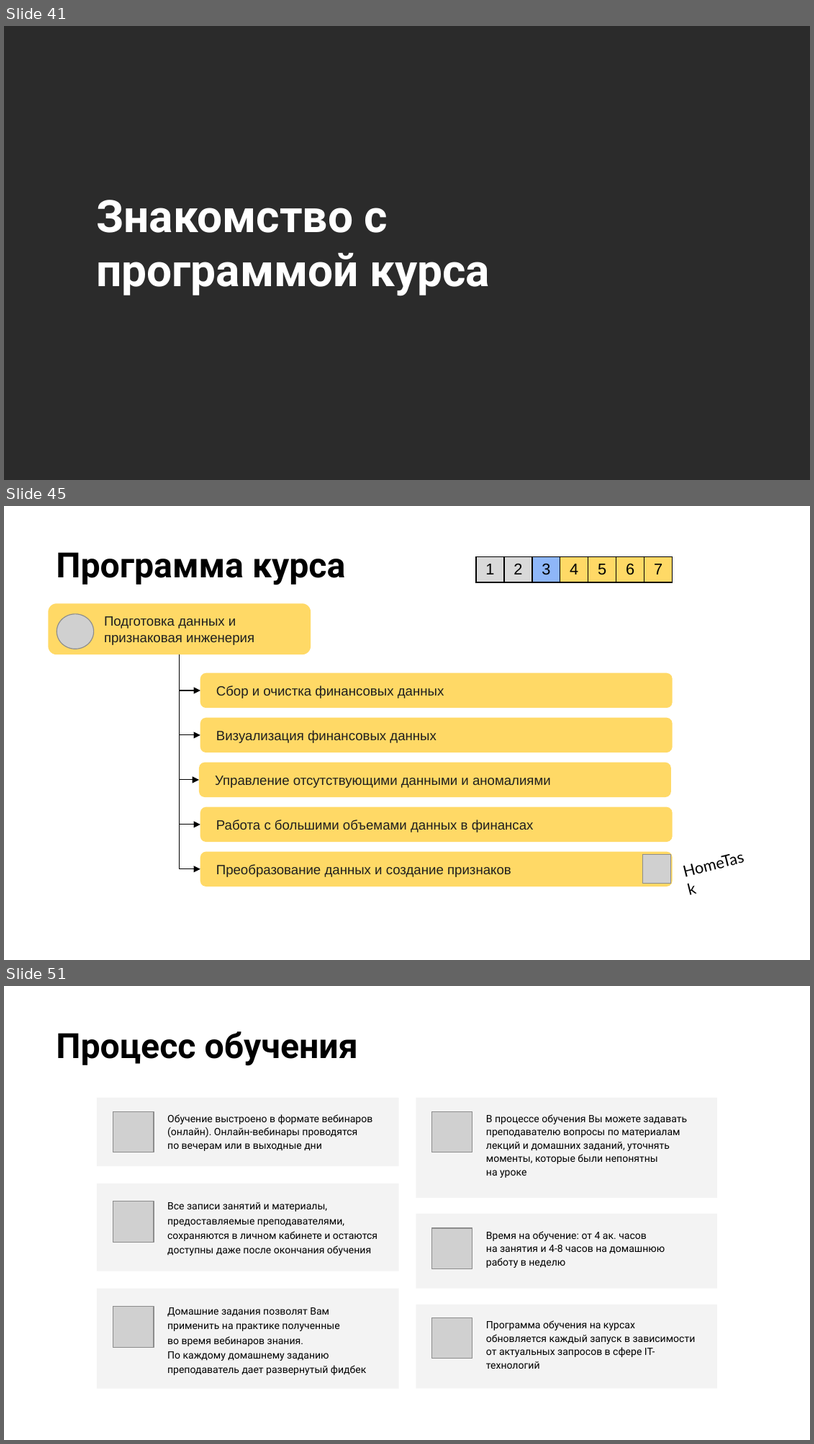
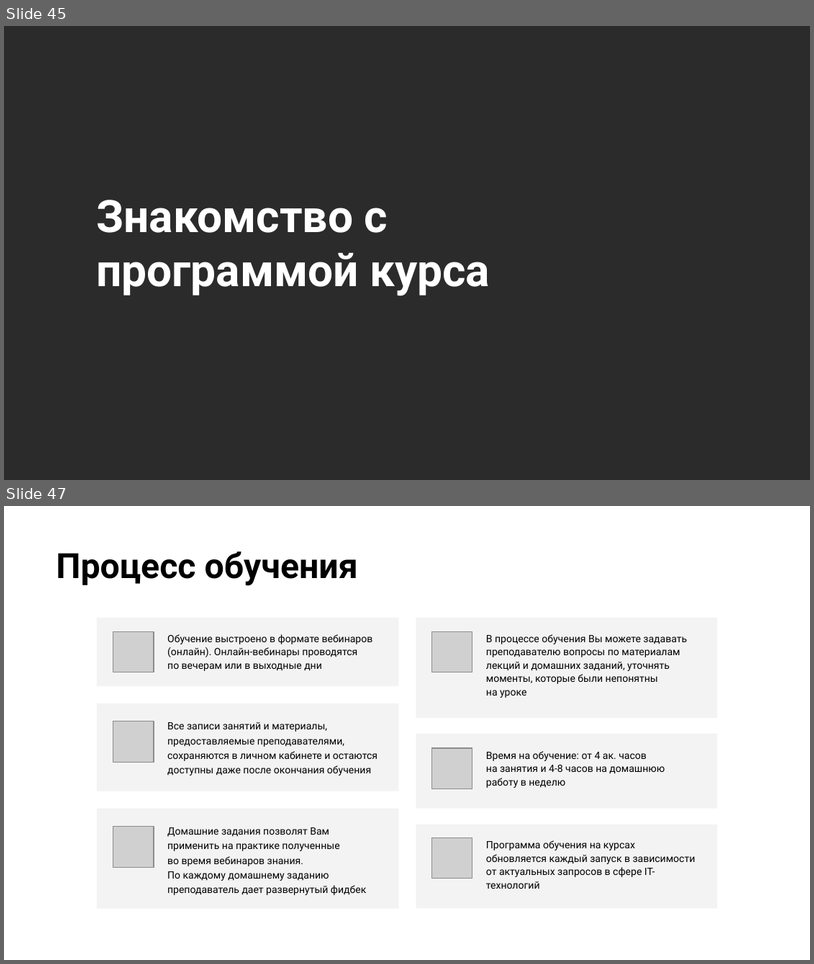
Before and after one commit to stureiko/Otus_lectures, a slide deck: FinML/Open_lesson_graph_patterns/Presentation/Graph_patterns.pptx. Shown one above the other, each under a label of ours: slides 41, 45 and 51 before the commit, slides 45 and 47 after it; the slides between them are not shown. The pictures are 814x1444 and 814x964 pixels, drawn with LibreOffice and Linux fonts; fonts in the diff are those of the drawing; grey boxes stand for pictures; background and template pictures are left out; a plain dark background stands for a picture behind light text. Boxes give left, top, right and bottom in pixels: in the first picture for what was removed or moved away, otherwise in the second. Text is boxed around its words. In the diff, an @@ line names an element or a change of style, - is before the commit and + after.

```diff
--- a/FinML/Open_lesson_graph_patterns/Presentation/Graph_patterns.pptx
+++ b/FinML/Open_lesson_graph_patterns/Presentation/Graph_patterns.pptx
@@ slide 45 removed at <box>4,506,810,960</box>, background picture (left out) @@
@@ title removed at <box>56,552,345,585</box> @@
-Программа курса
@@ table removed at <box>476,557,674,584</box>, 1 rows, 7 columns @@
-1 | 2 | 3 | 4 | 5 | 6 | 7
@@ rounded rectangle removed at <box>49,604,311,654</box> @@
-Подготовка данных и признаковая инженерия
@@ picture removed at <box>57,614,93,649</box> @@
@@ elbow arrow removed from (180, 654) to (201, 690) @@
@@ elbow arrow removed from (180, 654) to (201, 735) @@
@@ elbow arrow removed from (180, 654) to (199, 780) @@
@@ elbow arrow removed from (180, 654) to (201, 824) @@
@@ elbow arrow removed from (180, 654) to (201, 869) @@
@@ rounded rectangle removed at <box>201,673,674,708</box> @@
-Сбор и очистка финансовых данных
@@ rounded rectangle removed at <box>201,717,674,752</box> @@
-Визуализация финансовых данных
@@ rounded rectangle removed at <box>199,762,671,797</box> @@
-Управление отсутствующими данными и аномалиями
@@ rounded rectangle removed at <box>201,807,674,842</box> @@
-Работа с большими объемами данных в финансах
@@ rounded rectangle removed at <box>201,851,674,886</box> @@
-Преобразование данных и создание признаков
@@ text removed at <box>673,840,759,887</box> @@
-HomeTask
@@ picture removed at <box>643,854,671,883</box> @@
@@ what was slide 41 is now slide 45 @@
@@ what was slide 51 is now slide 47 @@
```
Also in this commit, not shown: 4 slides changed, 4 slides added, 7 other slides removed, 12 other files.
